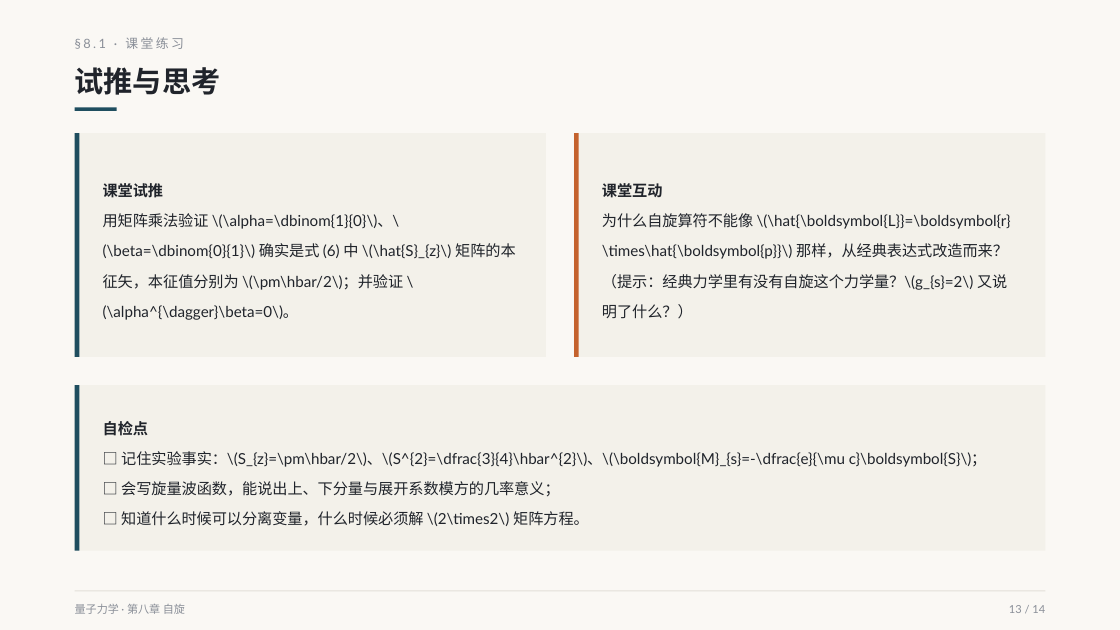
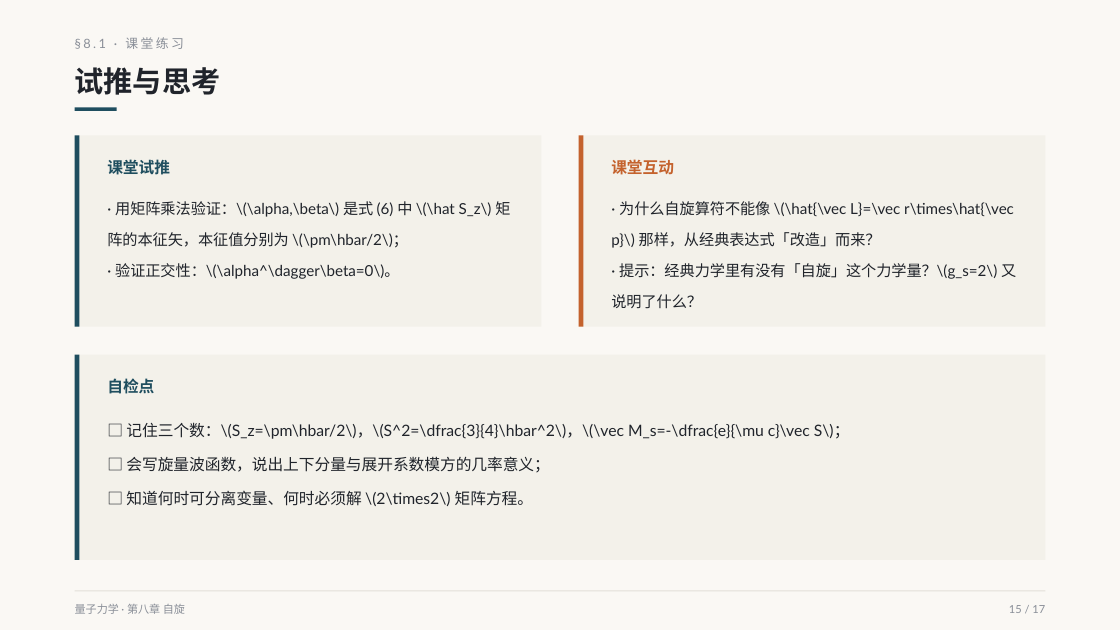
Before and after one commit to zhangdajian-sdu/quantum-mechanics-slides, a slide deck: slide 15 of slides/ch8/ch8-s1.pptx (slide 13 before the commit). Drawn at 1120x630 pixels with LibreOffice and Linux fonts; fonts in the diff are those of the drawing. Boxes give left, top, right and bottom in pixels: in the first picture for what was removed or moved away, otherwise in the second. Text is boxed around its words. In the diff, an @@ line names an element or a change of style, - is before the commit and + after.

```diff
--- a/slides/ch8/ch8-s1.pptx
+++ b/slides/ch8/ch8-s1.pptx
@@ rectangle resized from (x1=75, y1=133, x2=546, y2=357) to (x1=75, y1=135, x2=542, y2=327) @@
@@ rectangle resized from (x1=75, y1=133, x2=80, y2=357) to (x1=75, y1=135, x2=80, y2=327) @@
@@ rectangle resized from (x1=574, y1=133, x2=1045, y2=357) to (x1=579, y1=135, x2=1046, y2=327) @@
@@ rectangle resized from (x1=574, y1=133, x2=579, y2=357) to (x1=579, y1=135, x2=584, y2=327) @@
@@ text added at (x1=107, y1=159, x2=170, y2=175), 13.5 pt, text #1F4E5F, bold @@
+课堂试推
@@ text added at (x1=611, y1=159, x2=674, y2=175), 13.5 pt, text #C4622D, bold @@
+课堂互动
@@ vertical alignment middle to top in 3 elements at (x1=611, y1=201, x2=1016, y2=309), (x1=126, y1=422, x2=850, y2=506), (x1=107, y1=201, x2=510, y2=279) @@
@@ text at (x1=107, y1=201, x2=510, y2=279): text changed @@
-课堂试推
-用矩阵乘法验证 \(\alpha=\dbinom{1}{0}\)、\(\beta=\dbinom{0}{1}\) 确实是式 (6) 中 \(\hat{S}_{z}\) 矩阵的本征矢，本征值分别为 \(\pm\hbar/2\)；并验证 \(\alpha^{\dagger}\beta=0\)。
+· 用矩阵乘法验证：\(\alpha,\beta\) 是式 (6) 中 \(\hat S_z\) 矩阵的本征矢，本征值分别为 \(\pm\hbar/2\)；
+· 验证正交性：\(\alpha^\dagger\beta=0\)。
@@ text at (x1=611, y1=201, x2=1016, y2=309): text changed @@
-课堂互动
-为什么自旋算符不能像 \(\hat{\boldsymbol{L}}=\boldsymbol{r}\times\hat{\boldsymbol{p}}\) 那样，从经典表达式改造而来？
-（提示：经典力学里有没有自旋这个力学量？\(g_{s}=2\) 又说明了什么？）
+· 为什么自旋算符不能像 \(\hat{\vec L}=\vec r\times\hat{\vec p}\) 那样，从经典表达式「改造」而来？
+· 提示：经典力学里有没有「自旋」这个力学量？\(g_s=2\) 又说明了什么？
@@ rectangle resized from (x1=75, y1=385, x2=1046, y2=550) to (x1=75, y1=355, x2=1046, y2=560) @@
@@ rectangle resized from (x1=75, y1=385, x2=80, y2=550) to (x1=75, y1=355, x2=80, y2=560) @@
@@ text added at (x1=107, y1=378, x2=154, y2=394), 13.5 pt, text #1F4E5F, bold @@
+自检点
@@ text at (x1=126, y1=422, x2=850, y2=506): text changed; size 13 to 13.5 pt @@
-自检点
-□ 记住实验事实：\(S_{z}=\pm\hbar/2\)、\(S^{2}=\dfrac{3}{4}\hbar^{2}\)、\(\boldsymbol{M}_{s}=-\dfrac{e}{\mu c}\boldsymbol{S}\)；
-□ 会写旋量波函数，能说出上、下分量与展开系数模方的几率意义；
-□ 知道什么时候可以分离变量，什么时候必须解 \(2\times2\) 矩阵方程。
+□ 记住三个数：\(S_z=\pm\hbar/2\)，\(S^2=\dfrac{3}{4}\hbar^2\)，\(\vec M_s=-\dfrac{e}{\mu c}\vec S\)；
+□ 会写旋量波函数，说出上下分量与展开系数模方的几率意义；
+□ 知道何时可分离变量、何时必须解 \(2\times2\) 矩阵方程。
@@ text at (x1=1009, y1=605, x2=1045, y2=613): text changed @@
-13 / 14
+15 / 17
```
Also in this commit, not shown: 13 other slides changed, 3 slides added, 25 other files.
